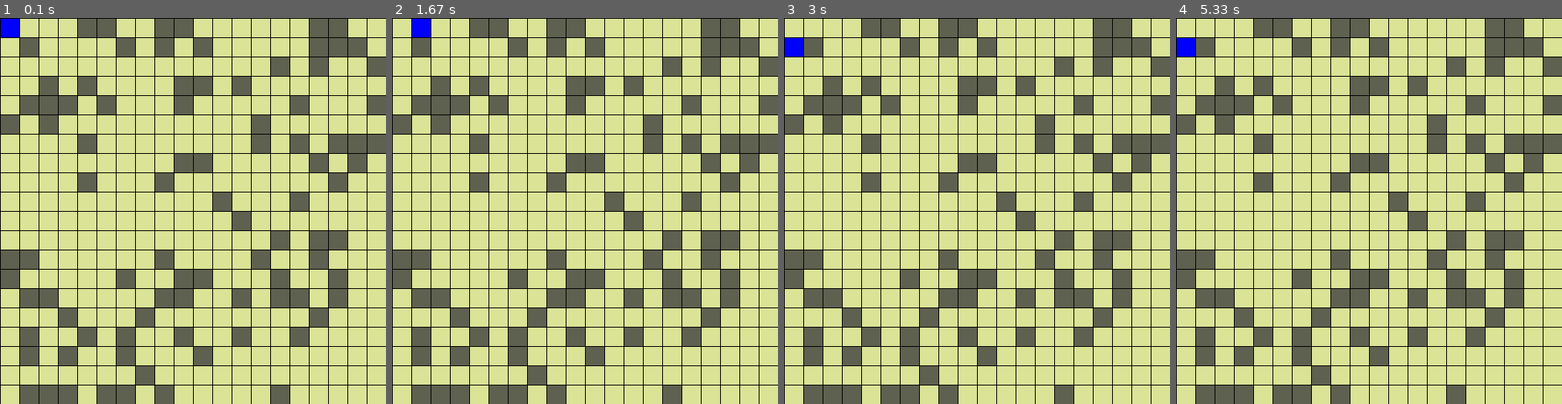
Above: before the commit, frames 1-4 (left to right).
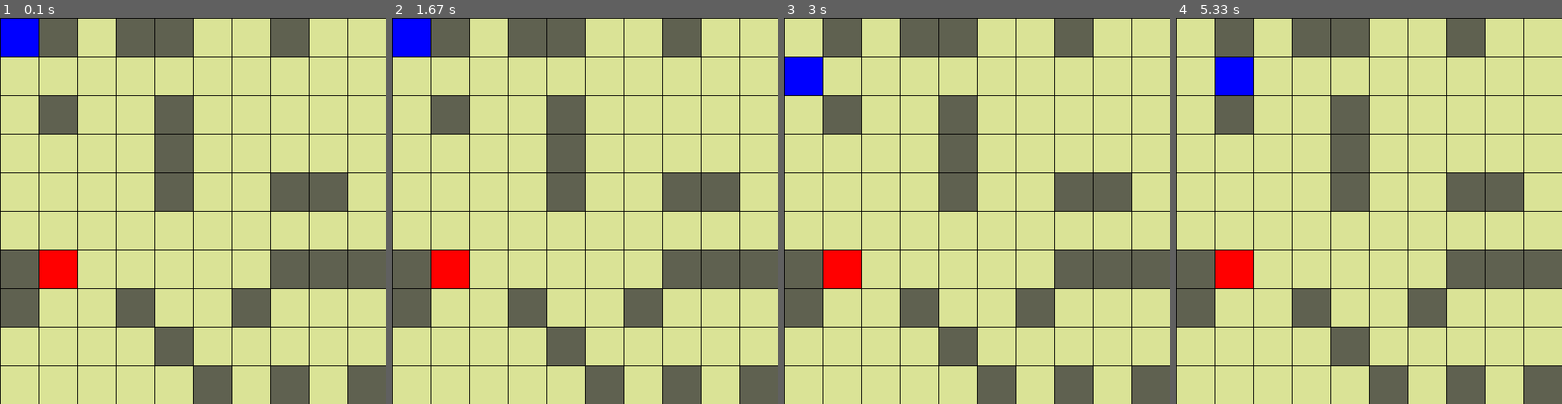
Above: after the commit, the same moments.

Repository: WallAshing/Pygame_labyrith
Game: pygame game, started from python.py
Same seed, same stepped clock (60 frames per second), same inputs: the game is played once before the commit and once after it.
Inputs:
- Up to frame 1 (0.1 s): no input
- Up to frame 2 (1.67 s): hold Right 0.33-0.8 s; hold Up 0.83-1.3 s
- Up to frame 3 (3 s): hold Left 1.83-2.37 s; hold Down 2.4-2.87 s
- Up to frame 4 (5.33 s): hold Up 3.33-3.7 s; hold Down 4.4-4.77 s; hold Right from 5.3 s (still down)

The runs differ from the first frame. In frame 1, 35% of the frame differs, in the area x 0-100%, y 0-100%; in frame 2, 35%; in frame 3, 35%; in frame 4, 35%.

Commit message:
added class to map

Diff:
--- a/createNewMap.py
+++ b/createNewMap.py
@@ -5,33 +5,39 @@
 
 ecran = pygame.display.set_mode((500, 500))
 
-map = []
-
-# mapColor = (random.randint(0, 255), random.randint(0, 255), random.randint(0, 255))
-
 variables = Variables()
 
-def mapInit() :
-    for i in range(variables.mapSize) :
-					map.append([])
-					for j in range(variables.mapSize) :
-						if i == 0 and j == 0 :
-							map[i].append(0)
-							print("Spawn created !")
-						elif random.randint(1, 4) != 1 :
-							map[i].append(0)
-						else :
-							map[i].append(1)
+map = []
+class Map :
 
-def mapDisplay() :
+	# mapColor = (random.randint(0, 255), random.randint(0, 255), random.randint(0, 255))
 
-	x = 0
-	for i in map :
-		y = 0
-		for j in i :
-			if map[x][y] == 1 :
-				pygame.draw.rect(ecran, (95, 97, 80), pygame.Rect((x*variables.caseSize) + 1, (y*variables.caseSize) + 1, (variables.caseSize - 1), (variables.caseSize - 1)))
-			else :
-				pygame.draw.rect(ecran, (218, 227, 150), pygame.Rect((x*variables.caseSize) + 1, (y*variables.caseSize) + 1, (variables.caseSize - 1), (variables.caseSize - 1)))
-			y += 1
-		x += 1
+	def mapInit(self) :
+		for i in range(variables.mapSize) :
+						map.append([])
+						for j in range(variables.mapSize) :
+							oneToFour = random.randint(1, 32)
+							if i == 0 and j == 0 :
+								map[i].append(0)
+								print("Spawn created !")
+							elif oneToFour < 9:
+								map[i].append(1)
+							elif oneToFour == 10 and variables.keyNumber > 0:
+								map[i].append(2)
+								variables.keyNumber -= 1
+							else :
+								map[i].append(0)
+
+	def mapDisplay(self, ecran) :
+		x = 0
+		for i in map :
+			y = 0
+			for j in i :
+				if map[x][y] == 1 :
+					pygame.draw.rect(ecran, (95, 97, 80), pygame.Rect((x*variables.caseSize) + 1, (y*variables.caseSize) + 1, (variables.caseSize - 1), (variables.caseSize - 1)))
+				elif map[x][y] == 2 :
+					pygame.draw.rect(ecran, (255, 0, 0), pygame.Rect((x*variables.caseSize) + 1, (y*variables.caseSize) + 1, (variables.caseSize - 1), (variables.caseSize - 1)))
+				else :
+					pygame.draw.rect(ecran, (218, 227, 150), pygame.Rect((x*variables.caseSize) + 1, (y*variables.caseSize) + 1, (variables.caseSize - 1), (variables.caseSize - 1)))
+				y += 1
+			x += 1
--- a/player.py
+++ b/player.py
@@ -4,7 +4,6 @@
 from variables import *
 
 variables = Variables()
-
 class Player :
     def __init__(self, ecran) :
         self.ecran = ecran
@@ -21,21 +20,23 @@
 
     def move(self, event) :
         if event.key == pygame.K_LEFT :
-            if self.pos[0] >= variables.caseSize and ((map[self.casepos[0] - 1])[self.casepos[1]]) == 0:
+            if ((map[self.casepos[0] - 1])[self.casepos[1]]) != 1 :
+                azeaze = 5
+            if self.pos[0] >= variables.caseSize and ((map[self.casepos[0] - 1])[self.casepos[1]]) != 1:
                 self.pos[0] -= variables.caseSize
                 self.casepos[0] -= 1
 
         if event.key == pygame.K_RIGHT :
-            if self.pos[0] < (500 - variables.caseSize) and ((map[self.casepos[0] + 1])[self.casepos[1]]) == 0 :
+            if self.pos[0] < (500 - variables.caseSize) and ((map[self.casepos[0] + 1])[self.casepos[1]]) != 1 :
                 self.pos[0] += variables.caseSize
                 self.casepos[0] += 1
 
         if event.key == pygame.K_UP :
-            if self.pos[1] >= variables.caseSize and ((map[self.casepos[0]])[self.casepos[1] - 1]) == 0:
+            if self.pos[1] >= variables.caseSize and ((map[self.casepos[0]])[self.casepos[1] - 1]) != 1:
                 self.pos[1] -= variables.caseSize
                 self.casepos[1] -= 1
 
         if event.key == pygame.K_DOWN :
-            if self.pos[1] < (500 - variables.caseSize) and ((map[self.casepos[0]])[self.casepos[1] + 1]) == 0:
+            if self.pos[1] < (500 - variables.caseSize) and ((map[self.casepos[0]])[self.casepos[1] + 1]) != 1:
                 self.pos[1] += variables.caseSize
                 self.casepos[1] += 1
--- a/python.py
+++ b/python.py
@@ -8,18 +8,19 @@
 
 player = Player(ecran)
 variables = Variables()
+map = Map()
 
 pygame.display.set_caption("Labyrinth_2D")
 
 ecran = pygame.display.set_mode(variables.windowSize)
 loop = True
 
-mapInit()
+map.mapInit()
 print(map)
 
 while loop :
     ecran.fill((0, 0, 0))
-    mapDisplay()
+    map.mapDisplay(ecran)
     # print(random.randint(0, 4))
     rect = pygame.draw.rect(ecran, (0, 0, 255), (pygame.Rect(player.pos[0], player.pos[1], (variables.caseSize - 1), (variables.caseSize - 1))))
     for event in pygame.event.get() :
--- a/variables.py
+++ b/variables.py
@@ -1,9 +1,10 @@
 
 class Variables :
     def __init__(self) :
-        self.mapSize = 20
+        self.mapSize = 10
         self.windowSize = (500 // self.mapSize * self.mapSize, 500 // self.mapSize * self.mapSize)
         self.caseSize = self.windowSize[0] / self.mapSize
+        self.keyNumber = 1
 
 # Faire 2 listes
 # Liste n°1 => contient les blocs tester
@@ -14,5 +15,3 @@
 # Le test de déplacement fait les 4 directions à chaque fois
 # Si la position est déjà dans la liste des blocs tester on skip sinon on check si c'est accessible si oui on met dans tester sinon on la met pas
 # C'est clairement une réaction en chaine.
-#
-#
